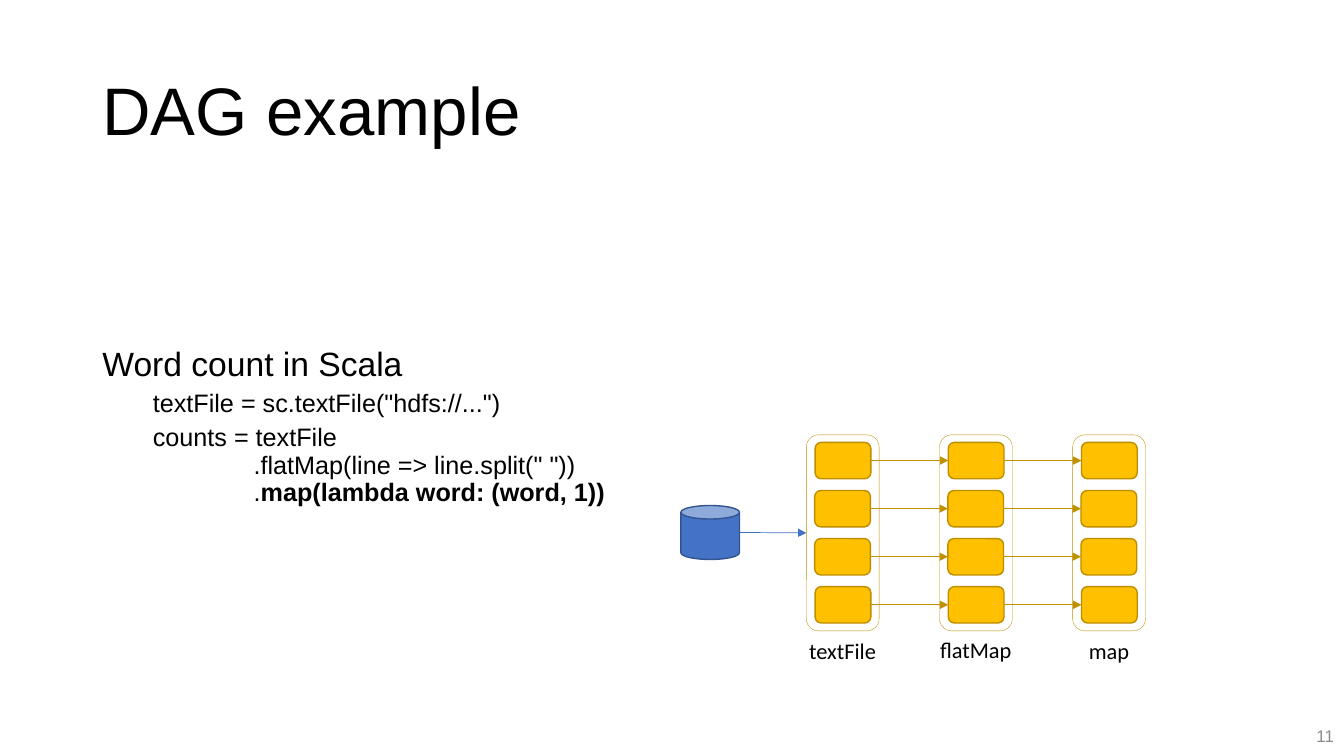
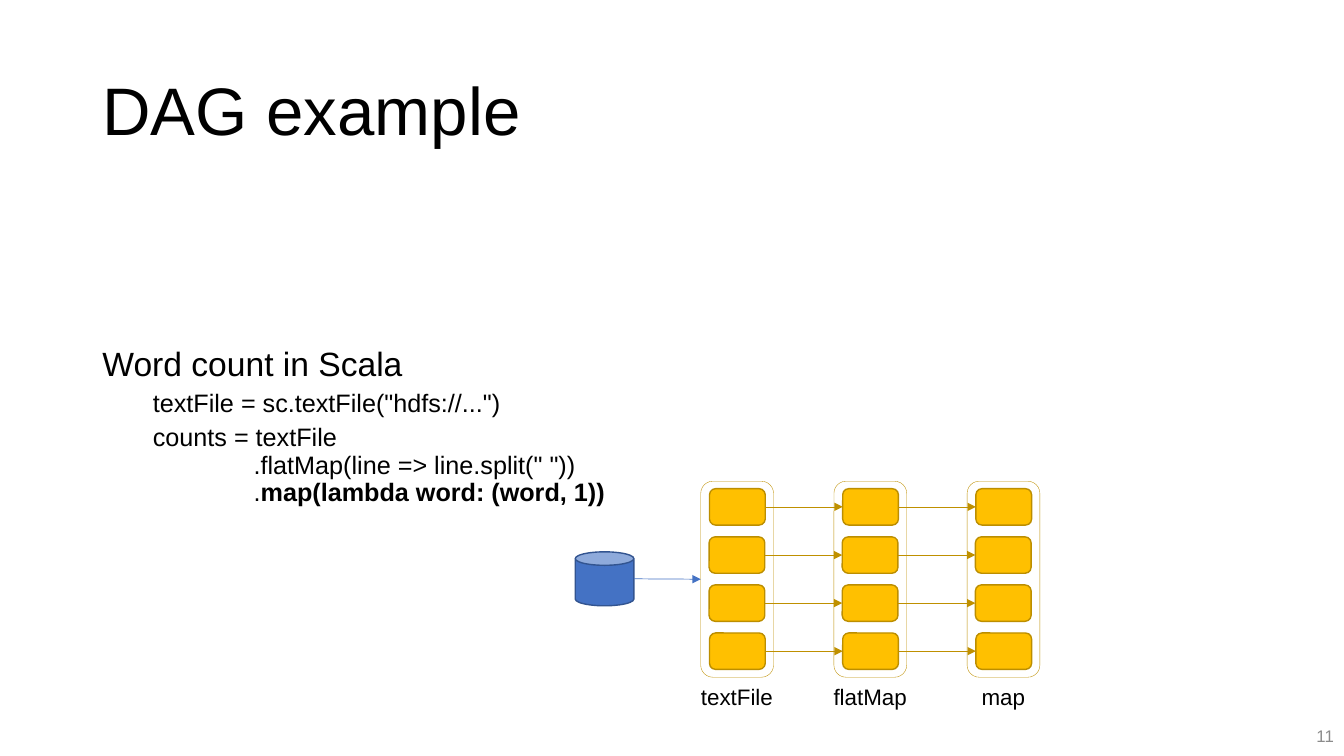
Before and after one commit to w4bo/teaching-handsondatapipelines, a slide deck: slide 11 of 03-BigData/slides.pptx. Drawn at 1344x756 pixels with LibreOffice and Linux fonts; fonts in the diff are those of the drawing. Boxes give left, top, right and bottom in pixels: in the first picture for what was removed or moved away, otherwise in the second. Text is boxed around its words. In the diff, an @@ line names an element or a change of style, - is before the commit and + after.

```diff
--- a/03-BigData/slides.pptx
+++ b/03-BigData/slides.pptx
@@ rounded rectangle: place and size @@
-rounded rectangle at box(1073, 435, 1145, 630)
+rounded rectangle at box(701, 481, 773, 677)
@@ 3 arrows, 2 rounded rectangles, 1 text, 1 cylinder: place and size @@
-3 arrows, 2 rounded rectangles, 1 text, 1 cylinder at box(681, 443, 1137, 662)
+3 arrows, 2 rounded rectangles, 1 text, 1 cylinder at box(576, 489, 1031, 710)
@@ rounded rectangle: place and size @@
-rounded rectangle at box(807, 435, 879, 630)
+rounded rectangle at box(834, 481, 906, 677)
@@ 3 arrows, 2 rounded rectangles: place and size @@
-3 arrows, 2 rounded rectangles at box(816, 509, 1004, 623)
+3 arrows, 2 rounded rectangles at box(843, 507, 1031, 621)
@@ rounded rectangle: place and size @@
-rounded rectangle at box(940, 435, 1012, 630)
+rounded rectangle at box(967, 481, 1040, 677)
@@ 4 rounded rectangles: place and size @@
-4 rounded rectangles at box(815, 491, 1003, 575)
+4 rounded rectangles at box(843, 489, 1031, 574)
@@ rounded rectangle: place and size @@
-rounded rectangle at box(1082, 443, 1137, 479)
+rounded rectangle at box(709, 537, 764, 574)
@@ arrow moved from (1004, 557) - (1081, 557) to (765, 556) - (843, 556) @@
@@ rounded rectangle: place and size @@
-rounded rectangle at box(1081, 491, 1136, 527)
+rounded rectangle at box(709, 585, 764, 621)
@@ arrow moved from (1004, 461) - (1082, 461) to (765, 603) - (843, 603) @@
@@ rounded rectangle: place and size @@
-rounded rectangle at box(1081, 538, 1136, 575)
+rounded rectangle at box(710, 633, 765, 669)
@@ arrow moved from (1004, 509) - (1081, 509) to (765, 651) - (843, 651) @@
@@ rounded rectangle: place and size @@
-rounded rectangle at box(949, 443, 1004, 479)
+rounded rectangle at box(843, 633, 898, 669)
@@ font Calibri to Arial in 3 elements at box(834, 688, 907, 710), box(982, 693, 1025, 710), box(701, 688, 773, 706) @@
@@ text "textFile": place and size @@
-text "textFile" at box(809, 643, 876, 659)
+text "textFile" at box(701, 688, 773, 706)
@@ text "map": place and size @@
-text "map" at box(1089, 648, 1129, 663)
+text "map" at box(982, 693, 1025, 710)
```
Also in this commit, not shown: 4 other slides changed, 4 other files.
